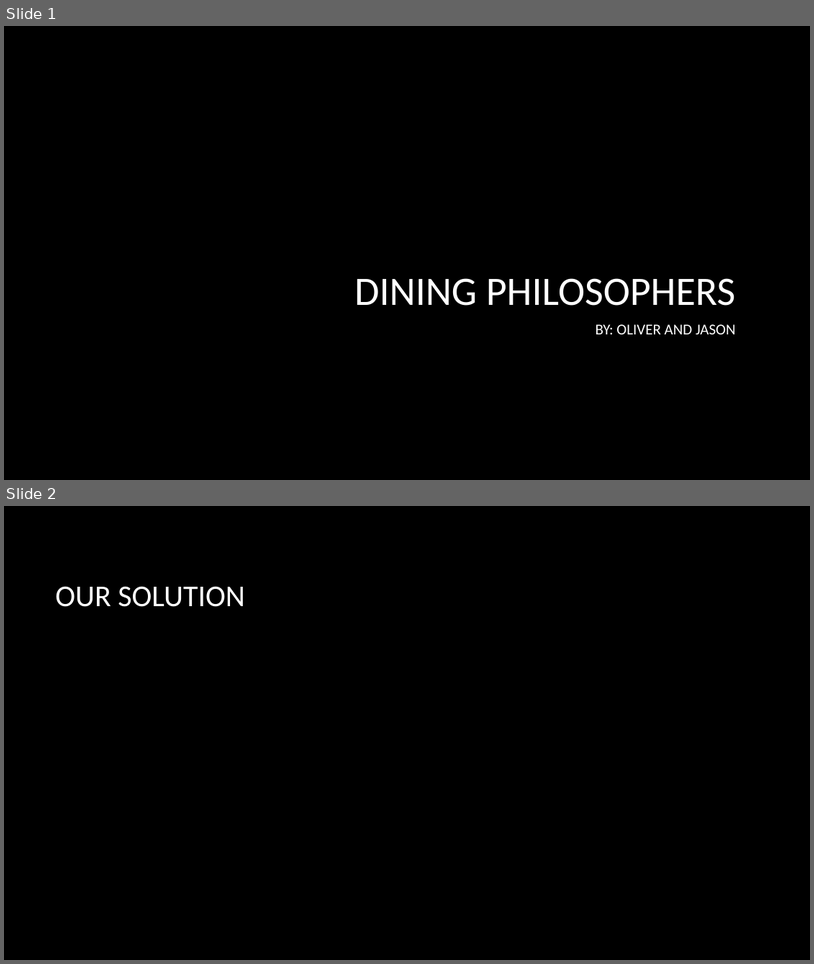
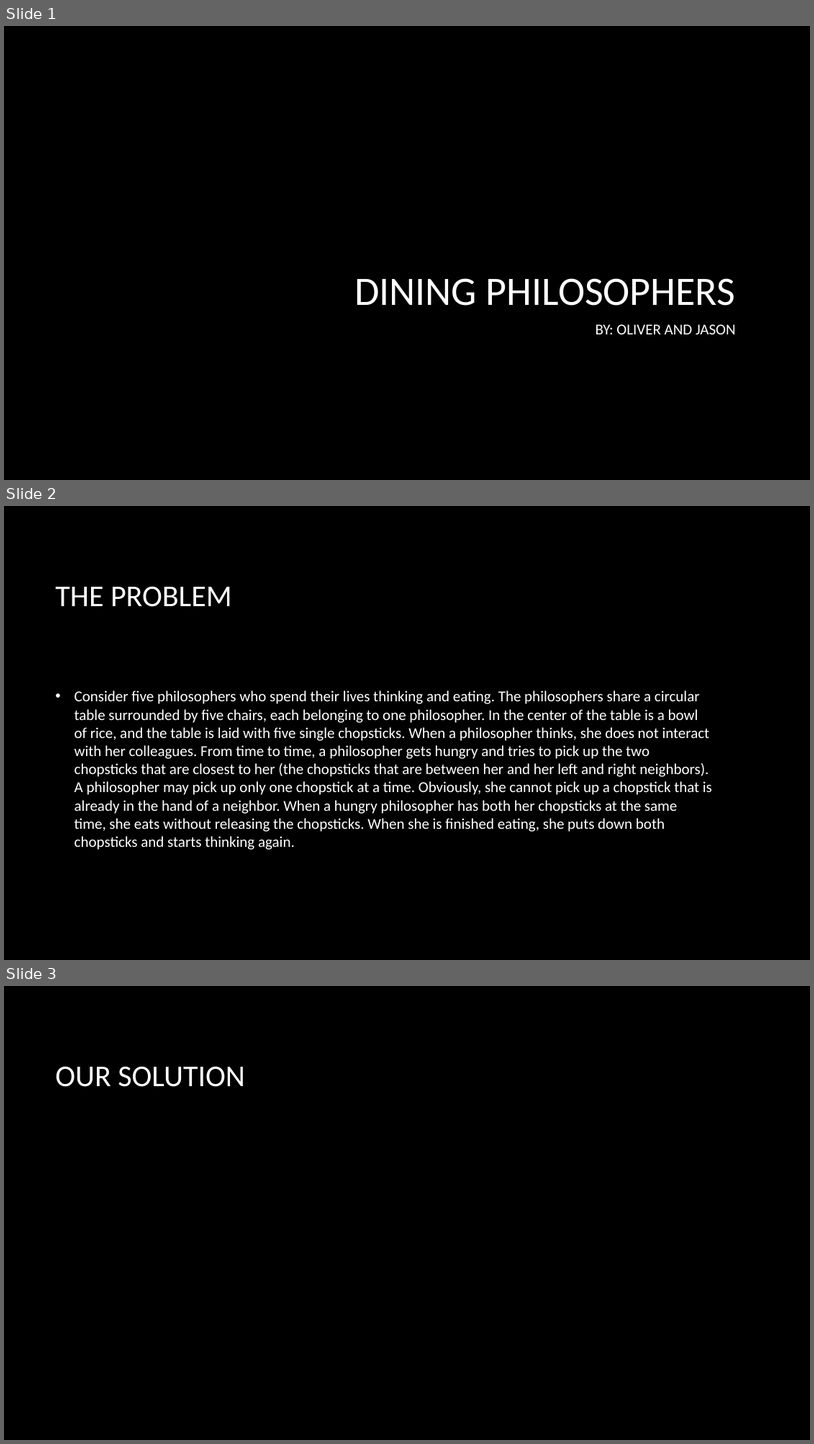
Before and after one commit to olivermclane/PhilosopherProject, a slide deck: Presentation.pptx. Shown one above the other, each under a label of ours: slides 1 and 2 before the commit, slides 1, 2 and 3 after it. The pictures are 814x964 and 814x1444 pixels, drawn with LibreOffice and Linux fonts; fonts in the diff are those of the drawing; background and template pictures are left out. Boxes give left, top, right and bottom in pixels: in the first picture for what was removed or moved away, otherwise in the second. Text is boxed around its words. In the diff, an @@ line names an element or a change of style, - is before the commit and + after.

```diff
--- a/Presentation.pptx
+++ b/Presentation.pptx
@@ slide 2 added at [4, 506, 810, 960], background picture (left out) @@
@@ title added at [55, 586, 232, 607], 36 pt, text #FFFFFF @@
+THE PROBLEM
@@ text added at [75, 690, 712, 849], 18 pt, text #FFFFFF @@
+• Consider five philosophers who spend their lives thinking and eating. The philosophers share a circular table surrounded by five chairs, each belonging to one philosopher. In the center of the table is a bowl of rice, and the table is laid with five single chopsticks. When a philosopher thinks, she does not interact with her colleagues. From time to time, a philosopher gets hungry and tries to pick up the two chopsticks that are closest to her (the chopsticks that are between her and her left and right neighbors). A philosopher may pick up only one chopstick at a time. Obviously, she cannot pick up a chopstick that is already in the hand of a neighbor. When a hungry philosopher has both her chopsticks at the same time, she eats without releasing the chopsticks. When she is finished eating, she puts down both chopsticks and starts thinking again.
@@ what was slide 2 is now slide 3 @@
```
Also in this commit, not shown: 4 slides changed.
